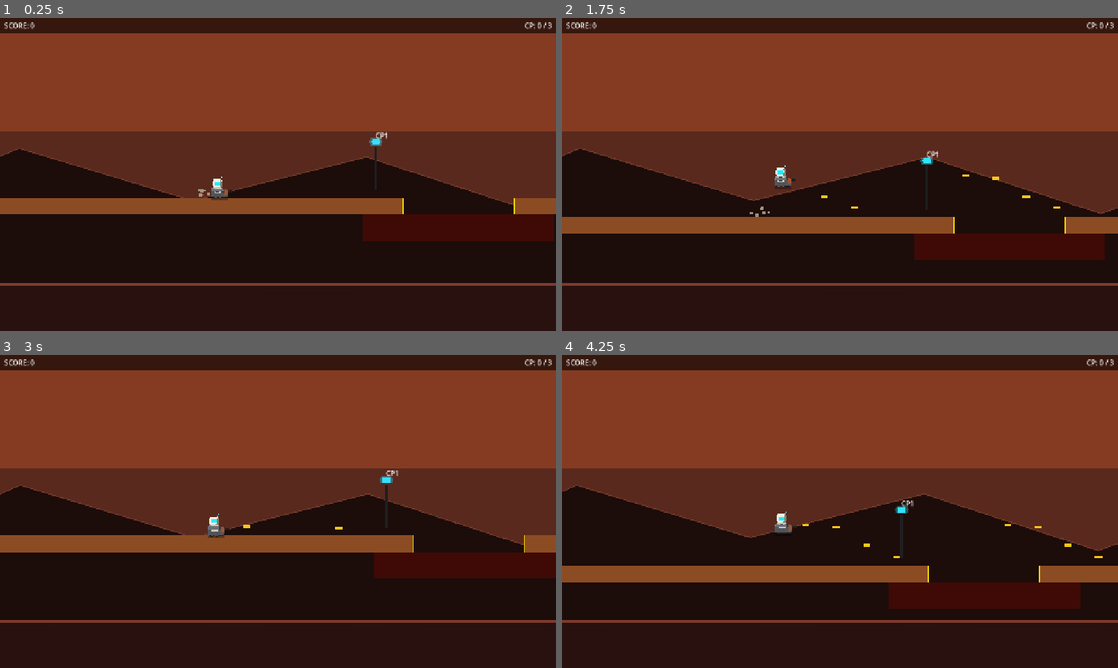
Above: before the commit, frames 1-4 (two rows, left to right).
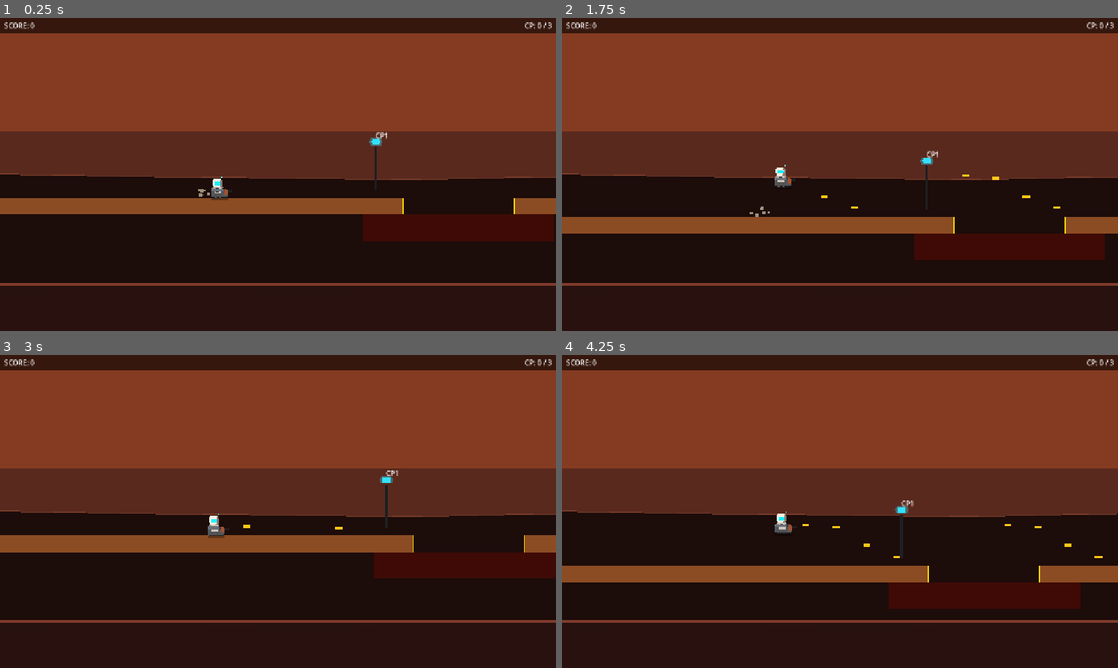
Above: after the commit, the same moments.

Repository: NGKsSystems/NGKs_Crater_Wardens-
Game: Godot game, scene res://scenes/level/test_lane.tscn
The game is run twice, just before and just after one commit, with the same random seed, the same clock (stepped at 60 frames per second) and the same inputs.
Inputs:
- Up to frame 1 (0.25 s): no input
- Up to frame 2 (1.75 s): tap Enter at 0.5 s; hold Z (fire_forward) from 0.53 s (still down); tap R at 0.6, 1.35 s; tap Space (jump) at 0.77, 1.52 s
- Up to frame 3 (3 s): release Z (fire_forward) at 2.03 s; tap R at 2.1, 2.85 s; hold Z (fire_forward) from 2.78 s (still down)
- Up to frame 4 (4.25 s): keep holding Z (fire_forward); tap Space (jump) at 3.02, 3.77 s; tap R at 3.6 s

The runs differ from the first frame. In frame 1, 4.2% of the frame differs, in the area x 0-100%, y 41-60%; in frame 2, 4.5%; in frame 3, 4.2%; in frame 4, 4.5%, in the area x 0-100%, y 41-63%.

Commit message:
Phase 19: Environment motion fix - ridge mountains, planet+moon, reduce Maxwell bob

Diff:
--- a/scenes/environment/MarsBackground_v2.tscn
+++ b/scenes/environment/MarsBackground_v2.tscn
@@ -34,53 +34,51 @@
 color = Color(1, 0.72, 0.4, 0.14)
 polygon = PackedVector2Array(-8000, -900, 8000, -900, 8000, -450, -8000, -650)
 
+[node name="PlanetMars" type="Polygon2D" parent="SkyLayer"]
+position = Vector2(2800, -650)
+color = Color(0.44, 0.28, 0.24, 0.28)
+polygon = PackedVector2Array(175.0, 0.0, 169.0, 45.3, 151.6, 87.5, 123.7, 123.7, 87.5, 151.6, 45.3, 169.0, 0.0, 175.0, -45.3, 169.0, -87.5, 151.6, -123.7, 123.7, -151.6, 87.5, -169.0, 45.3, -175.0, 0.0, -169.0, -45.3, -151.6, -87.5, -123.7, -123.7, -87.5, -151.6, -45.3, -169.0, 0.0, -175.0, 45.3, -169.0, 87.5, -151.6, 123.7, -123.7, 151.6, -87.5, 169.0, -45.3)
+
+[node name="MoonA" type="Polygon2D" parent="SkyLayer"]
+position = Vector2(-2200, -800)
+color = Color(0.58, 0.54, 0.50, 0.20)
+polygon = PackedVector2Array(50.0, 0.0, 43.3, 25.0, 25.0, 43.3, 0.0, 50.0, -25.0, 43.3, -43.3, 25.0, -50.0, 0.0, -43.3, -25.0, -25.0, -43.3, 0.0, -50.0, 25.0, -43.3, 43.3, -25.0)
+
 [node name="FarMountains" type="ParallaxLayer" parent="."]
 motion_scale = Vector2(0.12, 0.0)
 
 [node name="MountainRange" type="Polygon2D" parent="FarMountains"]
 color = Color(0.11, 0.05, 0.04, 1)
 polygon = PackedVector2Array(
--8000, 470,
--7600, 430,
--7200, 390,
--6800, 450,
--6400, 350,
--6000, 420,
--5600, 300,
--5200, 440,
--4800, 330,
--4400, 410,
--4000, 290,
--3600, 430,
--3200, 340,
--2800, 460,
--2400, 310,
--2000, 390,
--1600, 280,
--1200, 420,
--800, 335,
--400, 470,
-0, 300,
-400, 420,
-800, 320,
-1200, 450,
-1600, 310,
-2000, 390,
-2400, 280,
-2800, 430,
-3200, 340,
-3600, 470,
-4000, 300,
-4400, 420,
-4800, 315,
-5200, 460,
-5600, 300,
-6000, 400,
-6400, 285,
-6800, 430,
-7200, 330,
-7600, 450,
-8000, 320,
+-8000, 490,
+-7500, 460,
+-7000, 432,
+-6300, 412,
+-5600, 390,
+-4900, 368,
+-4400, 355,
+-3900, 365,
+-3300, 380,
+-2700, 395,
+-2100, 368,
+-1600, 348,
+-1200, 338,
+-800, 344,
+-300, 355,
+300, 365,
+900, 372,
+1500, 360,
+2000, 348,
+2500, 345,
+2900, 348,
+3400, 362,
+4000, 382,
+4600, 402,
+5300, 428,
+6000, 450,
+6700, 470,
+7400, 482,
+8000, 490,
 8000, 900,
 -8000, 900
 )
@@ -88,7 +86,7 @@
 [node name="MountainRim" type="Line2D" parent="FarMountains"]
 width = 2.5
 default_color = Color(0.52, 0.26, 0.18, 0.70)
-points = PackedVector2Array(-8000, 470, -7600, 430, -7200, 390, -6800, 450, -6400, 350, -6000, 420, -5600, 300, -5200, 440, -4800, 330, -4400, 410, -4000, 290, -3600, 430, -3200, 340, -2800, 460, -2400, 310, -2000, 390, -1600, 280, -1200, 420, -800, 335, -400, 470, 0, 300, 400, 420, 800, 320, 1200, 450, 1600, 310, 2000, 390, 2400, 280, 2800, 430, 3200, 340, 3600, 470, 4000, 300, 4400, 420, 4800, 315, 5200, 460, 5600, 300, 6000, 400, 6400, 285, 6800, 430, 7200, 330, 7600, 450, 8000, 320)
+points = PackedVector2Array(-8000, 490, -7500, 460, -7000, 432, -6300, 412, -5600, 390, -4900, 368, -4400, 355, -3900, 365, -3300, 380, -2700, 395, -2100, 368, -1600, 348, -1200, 338, -800, 344, -300, 355, 300, 365, 900, 372, 1500, 360, 2000, 348, 2500, 345, 2900, 348, 3400, 362, 4000, 382, 4600, 402, 5300, 428, 6000, 450, 6700, 470, 7400, 482, 8000, 490)
 
 [node name="Structures" type="ParallaxLayer" parent="."]
 motion_scale = Vector2(0.25, 0.0)
--- a/scripts/player/maxwell_visual.gd
+++ b/scripts/player/maxwell_visual.gd
@@ -1,6 +1,6 @@
 extends Node2D
 
-@export var bob_amount: float = 1.5
+@export var bob_amount: float = 0.4
 @export var bob_speed: float = 6.0
 @export var visor_pulse_speed: float = 2.4
 @export var visor_min_alpha: float = 0.72
